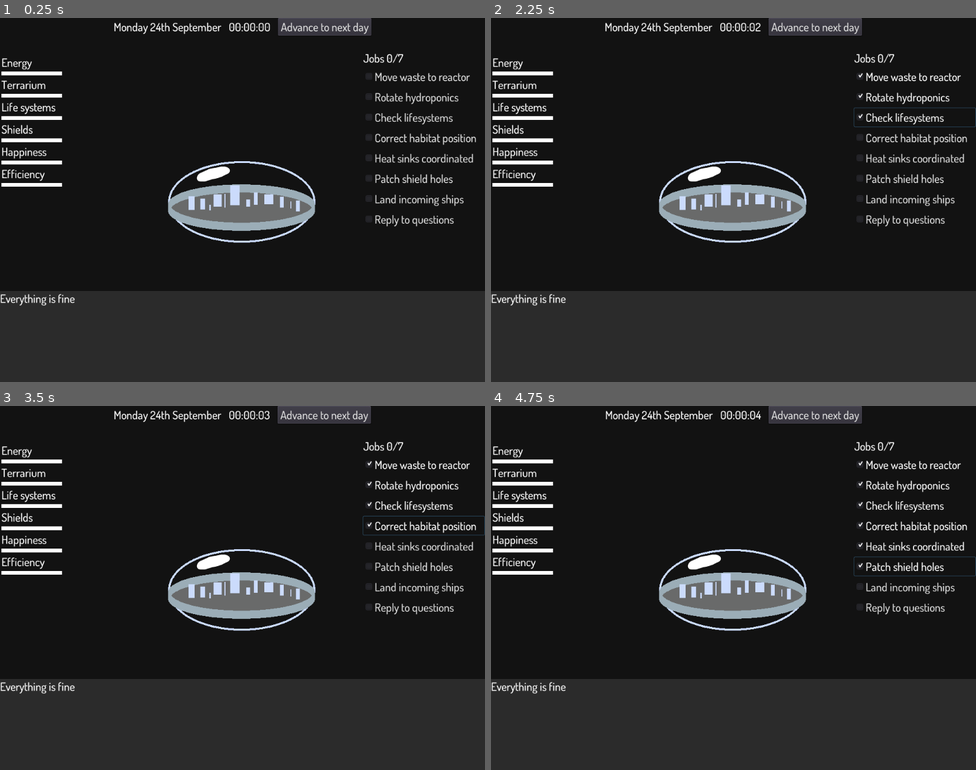
Above: before the commit, frames 1-4 (two rows, left to right).
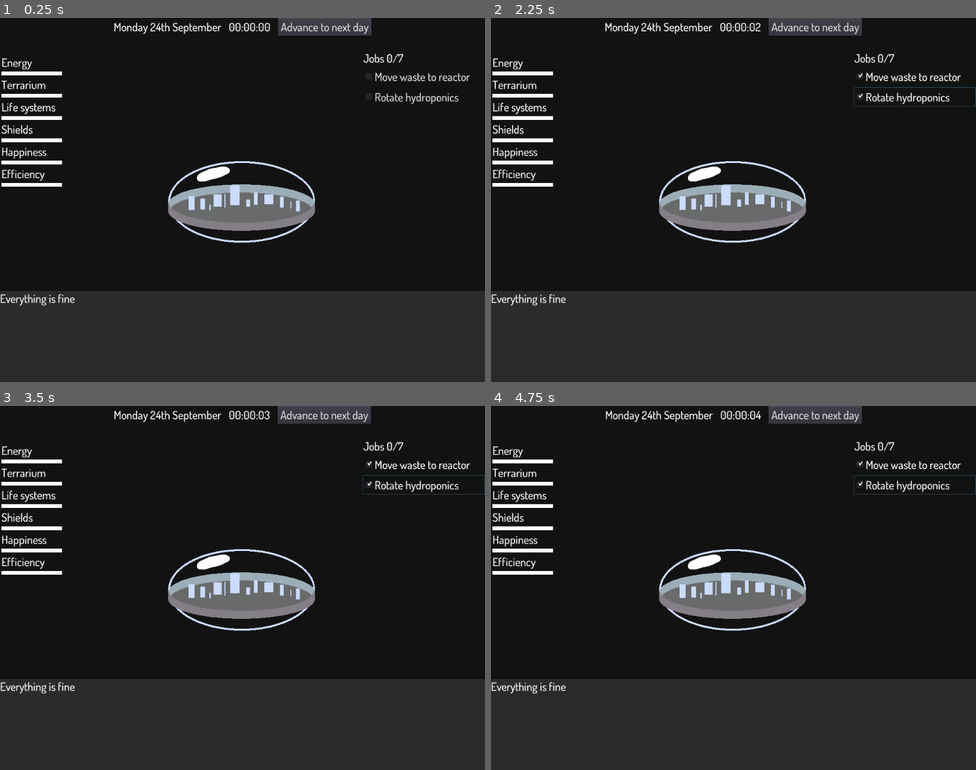
Above: after the commit, the same moments.

Repository: broquaint/eggjam20
Game: Godot game, scene res://Root.tscn
The game is run twice, just before and just after one commit, with the same random seed, the same clock (stepped at 60 frames per second) and the same inputs.
Inputs (mouse positions are in pixels of both pictures, inside the frame that each line leads up to):
- Up to frame 1 (0.25 s): no input
- Up to frame 2 (2.25 s): click "Move waste to reactor" at 0.5 s; click "Rotate hydroponics" at 1.25 s; click (912, 116) at 2 s, where only the run before the commit has a clickable "Check lifesystems"
- Up to frame 3 (3.5 s): click (421, 526) at 2.75 s, where only the run before the commit has a clickable "Correct habitat position"
- Up to frame 4 (4.75 s): click (912, 544) at 3.5 s, where only the run before the commit has a clickable "Heat sinks coordinated"; click (912, 566) at 4.25 s, where only the run before the commit has a clickable "Patch shield holes"

The runs differ from the first frame. In frame 1, 1.9% of the frame differs, in the area x 34-99%, y 26-59%; in frame 2, 2.1%; in frame 3, 2.1%; in frame 4, 2.2%, in the area x 34-100%, y 19-59%.

Commit message:
Some early doors refactoring
Possibly too early.

Diff:
--- a/Root.tscn
+++ b/Root.tscn
@@ -142,57 +142,61 @@
 margin_right = 1023.0
 margin_bottom = 581.0
 
-[node name="Label" type="Label" parent="UI/JobList"]
+[node name="Status" type="Label" parent="UI/JobList"]
 margin_right = 256.0
 margin_bottom = 31.0
 text = "Jobs 0/7"
 
-[node name="CheckBox" type="CheckBox" parent="UI/JobList"]
+[node name="Jobs" type="VBoxContainer" parent="UI/JobList"]
 margin_top = 35.0
 margin_right = 256.0
-margin_bottom = 74.0
+margin_bottom = 375.0
+
+[node name="CheckBox" type="CheckBox" parent="UI/JobList/Jobs"]
+margin_right = 256.0
+margin_bottom = 39.0
 text = "Move waste to reactor"
 
-[node name="CheckBox2" type="CheckBox" parent="UI/JobList"]
-margin_top = 78.0
-margin_right = 256.0
-margin_bottom = 117.0
+[node name="CheckBox2" type="CheckBox" parent="UI/JobList/Jobs"]
+margin_top = 43.0
+margin_right = 256.0
+margin_bottom = 82.0
 text = "Rotate hydroponics"
 
-[node name="CheckBox3" type="CheckBox" parent="UI/JobList"]
-margin_top = 121.0
-margin_right = 256.0
-margin_bottom = 160.0
+[node name="CheckBox3" type="CheckBox" parent="UI/JobList/Jobs"]
+margin_top = 86.0
+margin_right = 256.0
+margin_bottom = 125.0
 text = "Check lifesystems"
 
-[node name="CheckBox4" type="CheckBox" parent="UI/JobList"]
-margin_top = 164.0
-margin_right = 256.0
-margin_bottom = 203.0
+[node name="CheckBox4" type="CheckBox" parent="UI/JobList/Jobs"]
+margin_top = 129.0
+margin_right = 256.0
+margin_bottom = 168.0
 text = "Correct habitat position"
 
-[node name="CheckBox5" type="CheckBox" parent="UI/JobList"]
-margin_top = 207.0
-margin_right = 256.0
-margin_bottom = 246.0
+[node name="CheckBox5" type="CheckBox" parent="UI/JobList/Jobs"]
+margin_top = 172.0
+margin_right = 256.0
+margin_bottom = 211.0
 text = "Heat sinks coordinated"
 
-[node name="CheckBox8" type="CheckBox" parent="UI/JobList"]
-margin_top = 250.0
-margin_right = 256.0
-margin_bottom = 289.0
+[node name="CheckBox8" type="CheckBox" parent="UI/JobList/Jobs"]
+margin_top = 215.0
+margin_right = 256.0
+margin_bottom = 254.0
 text = "Patch shield holes"
 
-[node name="CheckBox6" type="CheckBox" parent="UI/JobList"]
-margin_top = 293.0
-margin_right = 256.0
-margin_bottom = 332.0
+[node name="CheckBox6" type="CheckBox" parent="UI/JobList/Jobs"]
+margin_top = 258.0
+margin_right = 256.0
+margin_bottom = 297.0
 text = "Land incoming ships"
 
-[node name="CheckBox7" type="CheckBox" parent="UI/JobList"]
-margin_top = 336.0
-margin_right = 256.0
-margin_bottom = 375.0
+[node name="CheckBox7" type="CheckBox" parent="UI/JobList/Jobs"]
+margin_top = 301.0
+margin_right = 256.0
+margin_bottom = 340.0
 text = "Reply to questions"
 
 [node name="ScrollContainer" type="ScrollContainer" parent="UI"]
--- a/project.godot
+++ b/project.godot
@@ -8,11 +8,25 @@
 
 config_version=4
 
+_global_script_classes=[ {
+"base": "CheckBox",
+"class": "JobButton",
+"language": "GDScript",
+"path": "res://scripts/JobButton.gd"
+} ]
+_global_script_class_icons={
+"JobButton": ""
+}
+
 [application]
 
 config/name="Eggjam 20"
 run/main_scene="res://Root.tscn"
 config/icon="res://icon.png"
+
+[autoload]
+
+Habitat="*res://scripts/Habitat.gd"
 
 [display]
 
--- a/scripts/Game.gd
+++ b/scripts/Game.gd
@@ -9,7 +9,17 @@
 	connect("clock_tick", $UI/Status, "update_clock")
 	connect("calendar_update", $UI/Status, "update_date")
 	connect("clock_tick", $UI/Measures, "update_measures")
+	connect("clock_tick", Habitat, "update_measures")
 	$UI/Status/Advance.connect("pressed", self, "advance_day")
+
+	for stub in $UI/JobList/Jobs.get_children():
+		$UI/JobList/Jobs.remove_child(stub)
+	for job in Habitat.jobs:
+		var jb = JobButton.new()
+		jb.job = job
+		jb.text = job.description
+		jb.connect('job_done', Habitat, 'job_completed')
+		$UI/JobList/Jobs.add_child(jb)
 	move_passage_of_time()
 
 func move_passage_of_time():
@@ -31,7 +41,7 @@
 
 func advance_day():
 	$PassageOfTime.stop()
-	var step = int(((60*60*24)-clock_time) / 60)
+	var step = ((60*60*24)-clock_time) / 60
 	for _i in range(clock_time, 60*60*24, step):
 		clock_time += step
 		emit_signal("clock_tick", clock_time)
--- /dev/null
+++ b/scripts/Habitat.gd
@@ -0,0 +1,55 @@
+# class_name Habitat
+extends Node
+
+const ENERGY_USAGE = 60*60*24*1
+const TERRARIUM_DETERIORATION = 60*60*24*1
+const LIFE_SYSTEMS_WEAR = 60*60*24*1
+# happiness should be based on other factors not arbitrarily worn down
+# ditto efficiency
+# shield usage should be lumpy
+
+var energy : float = 100.0
+var terrarium : float = 100.0
+var life_systems : float = 100.0
+var shields : float = 100.0
+var happiness : float = 100.0
+var efficiency : float = 100.0
+
+var jobs = [
+	Job.create(
+		'Move waste to reactor',
+		'energy',
+		123456,
+		'Tuesday'
+	),
+	Job.create(
+		'Rotate hydroponics',
+		'terrarium',
+		112233,
+		'Wednesday'
+	)
+]
+
+func update_measures(clock_time: int):
+	energy -= float(clock_time) / float(ENERGY_USAGE)
+	terrarium -= float(clock_time) / float(TERRARIUM_DETERIORATION)
+	life_systems -= float(clock_time) / float(LIFE_SYSTEMS_WEAR)
+
+func job_completed(job):
+	pass
+
+class Job:
+	var description : String
+	var measure_of : String # TODO Maybe make this an enum.
+	var cooldown : int
+	var scheduled_day : String # TODO Maybe enum this too.
+#	var change_effect : Callable
+
+	static func create(d,m,c,s):
+		var job = Job.new()
+		job.description = d
+		job.measure_of = m
+		job.cooldown = c
+		job.scheduled_day = s
+#		job.change_effect = f
+		return job
--- /dev/null
+++ b/scripts/JobButton.gd
@@ -0,0 +1,10 @@
+class_name JobButton
+
+extends CheckBox
+
+signal job_done(job)
+
+var job : Habitat.Job
+
+func _ready():
+	pass # Replace with function body.
--- a/scripts/Measures.gd
+++ b/scripts/Measures.gd
@@ -1,25 +1,7 @@
 extends VBoxContainer
 
-const ENERGY_USAGE = 60*60*24*1
-const TERRARIUM_DETERIORATION = 60*60*24*1
-const LIFE_SYSTEMS_WEAR = 60*60*24*1
-# happiness should be based on other factors not arbitrarily worn down
-# ditto efficiency
-# shield usage should be lumpy
-
-var energy : float = 100.0
-var terrarium : float = 100.0
-var life_systems : float = 100.0
-var shields : float = 100.0
-var happiness : float = 100.0
-var efficiency : float = 100.0
 
 func update_measures(clock_time: int):
-	energy -= float(clock_time) / float(ENERGY_USAGE)
-	$EnergyMeter.rect_size.x = 128 * (energy / 100)
-
-	terrarium -= float(clock_time) / float(TERRARIUM_DETERIORATION)
-	$TerrariumMeter.rect_size.x = 128 * (terrarium / 100)
-
-	life_systems -= float(clock_time) / float(LIFE_SYSTEMS_WEAR)
-	$LifeSystemsMeter.rect_size.x = 128 * (life_systems / 100)
+	$EnergyMeter.rect_size.x = 128 * (Habitat.energy / 100)
+	$TerrariumMeter.rect_size.x = 128 * (Habitat.terrarium / 100)
+	$LifeSystemsMeter.rect_size.x = 128 * (Habitat.life_systems / 100)
Binary file changed: assets/images/habitat.png
